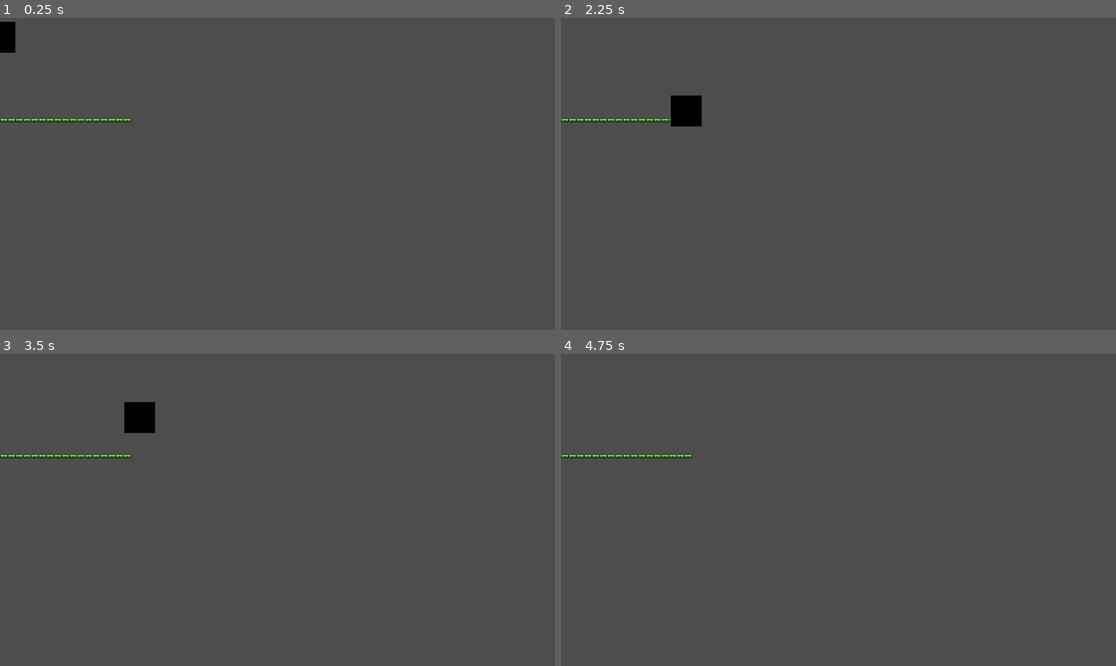
Above: before the commit, frames 1-4 (two rows, left to right).
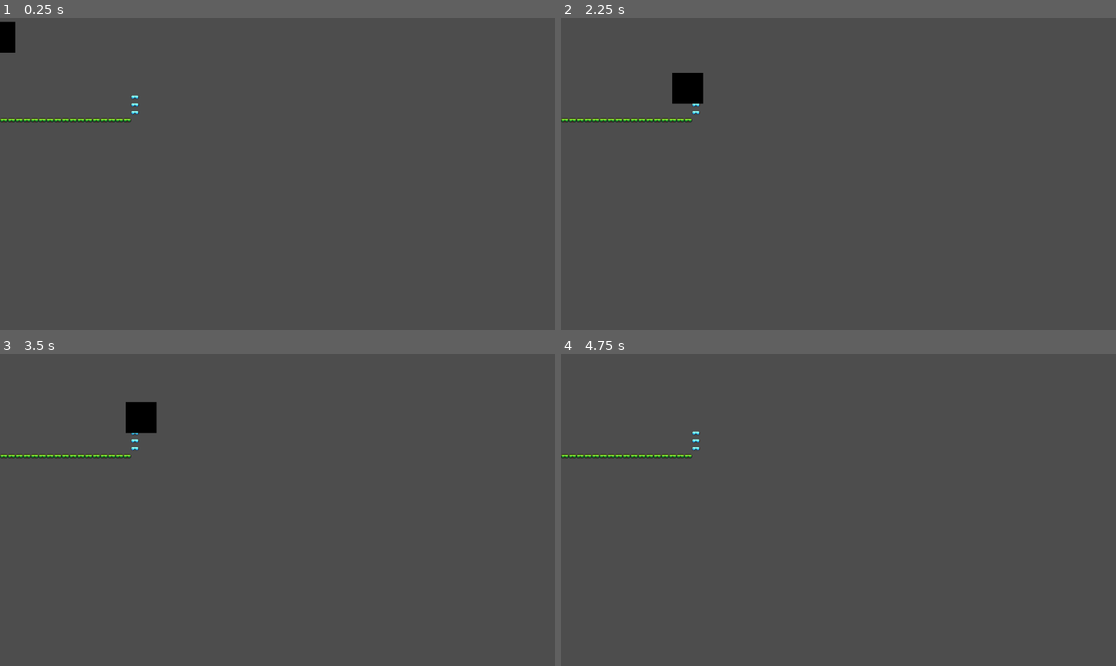
Above: after the commit, the same moments.

Repository: jshokoor/2d-mei-themed-game
Game: Godot game, scene res://src/world.tscn
Same seed, same stepped clock (60 frames per second), same inputs: the game is played once before the commit and once after it.
Inputs:
- Up to frame 1 (0.25 s): no input
- Up to frame 2 (2.25 s): hold Right (ui_right) 0.53-2.03 s; tap Up (ui_up) at 0.77, 1.52 s; hold Left (ui_left) from 2.03 s (still down)
- Up to frame 3 (3.5 s): release Left (ui_left) at 2.78 s; hold Right (ui_right) from 2.78 s (still down); tap Up (ui_up) at 3.02 s
- Up to frame 4 (4.75 s): tap Up (ui_up) at 3.77, 4.52 s; release Right (ui_right) at 4.28 s; hold Left (ui_left) from 4.28 s (still down)

The runs differ from the first frame. In frame 1, less than 0.1% of the frame differs, in the area x 23-26%, y 24-31%; in frame 2, 0.8%, in the area x 19-26%, y 17-35%; in frame 3, 0.1%; in frame 4, less than 0.1%.

Commit message:
Girl in living room bsing the bser

Diff:
--- a/src/world.tscn
+++ b/src/world.tscn
@@ -16,6 +16,7 @@
 1:2/0 = 0
 2:2/0 = 0
 0:3/0 = 0
+0:3/0/physics_layer_0/polygon_0/points = PackedVector2Array(-8, -8, -8, 8, 8, 8, 8, -8)
 1:3/0 = 0
 2:3/0 = 0
 
@@ -27,7 +28,7 @@
 [node name="world" type="Node2D"]
 
 [node name="TileMapLayer" type="TileMapLayer" parent="."]
-tile_map_data = PackedByteArray("AAABAA0AAAAAAAAAAAACAA0AAAA …(224 unchanged characters)… AAAAAAAD//w0AAAAAAAAAAAAAAA0AAAAAAAAAAAA=")
+tile_map_data = PackedByteArray("AAABAA0AAAAAAAAAAAACAA0AAAA …(224 unchanged characters)… AAAAAAAD//w0AAAAAAAAAAAAAAA0AAAAAAAAAAAARAAwAAAAAAAMAAAARAAsAAAAAAAMAAAARAAoAAAAAAAMAAAA=")
 tile_set = SubResource("TileSet_xlegt")
 
 [node name="Player" parent="." instance=ExtResource("2_xlegt")]
Not shown, changed: .DS_Store
Not shown, changed: assets/.DS_Store
Not shown, added: src/.DS_Store
